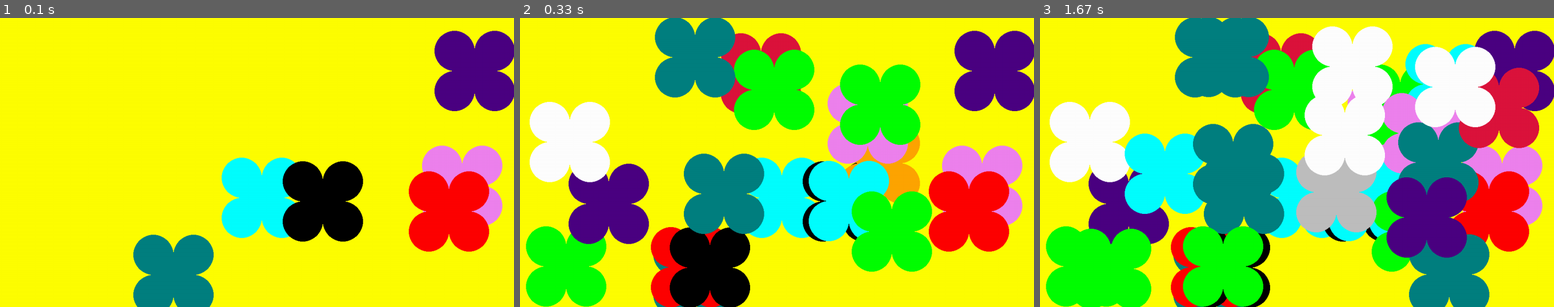
Above: before the commit, frames 1-3 (left to right).
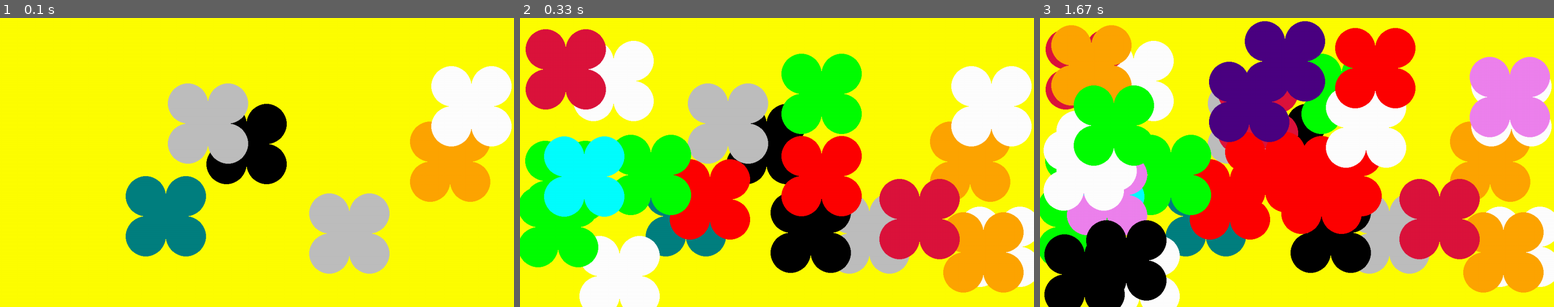
Above: after the commit, the same moments.

Repository: eigenomarksamy/creative_coding
Game: pygame game, started from cc_pygame/simple_flowers.py
Two runs of this game, one before a commit and one after it. Both use one fixed random seed, a clock stepped at 60 frames per second and the inputs below.
Inputs:
- Up to frame 1 (0.1 s): no input
- Up to frame 2 (0.33 s): no input
- Up to frame 3 (1.67 s): no input

The runs differ from the first frame. In frame 1, 32% of the frame differs, in the area x 24-100%, y 4-100%; in frame 2, 74%; in frame 3, 83%, in the area x 0-100%, y 0-100%.

Commit message:
add more randmoization options

Diff:
--- a/cc_pygame/simple_flowers.py
+++ b/cc_pygame/simple_flowers.py
@@ -4,11 +4,32 @@
 from typing import Tuple
 from shapes.pygame_circle import draw_circles, Circle
 
+def draw_non_simple_flower(screen: pygame.SurfaceType, circles: list[Circle],
+                           center_pos_w: int, center_pos_h: int,
+                           radius: int, color1: pygame.Color, color2: pygame.Color) -> None:
+    circles.append(Circle(screen, color2,
+                          pygame.Vector2(center_pos_w - radius,
+                                         center_pos_h - radius),
+                          radius, 5))
+    circles.append(Circle(screen, color2,
+                          pygame.Vector2(center_pos_w + radius,
+                                         center_pos_h + radius),
+                          radius, 5))
+    circles.append(Circle(screen, color2,
+                          pygame.Vector2(center_pos_w + radius,
+                                         center_pos_h - radius),
+                          radius, 5))
+    circles.append(Circle(screen, color2,
+                          pygame.Vector2(center_pos_w - radius,
+                                         center_pos_h + radius),
+                          radius, 5))
+    circles.append(Circle(screen, color1, pygame.Vector2(center_pos_w, center_pos_h),
+                          radius))
+    draw_circles(circles)
+
 def draw_simple_flower(screen: pygame.SurfaceType, circles: list[Circle],
                        center_pos_w: int, center_pos_h: int,
                        radius: int, color: pygame.Color) -> None:
-    circles.append(Circle(screen, color, pygame.Vector2(center_pos_w, center_pos_h),
-                          radius))
     circles.append(Circle(screen, color,
                           pygame.Vector2(center_pos_w - radius,
                                          center_pos_h - radius),
@@ -25,18 +46,50 @@
                           pygame.Vector2(center_pos_w - radius,
                                          center_pos_h + radius),
                           radius))
+    circles.append(Circle(screen, color,
+                          pygame.Vector2(center_pos_w, center_pos_h),
+                          radius))
     draw_circles(circles)
 
-def randomize(width_limits: tuple, height_limits: tuple,
-              colors: list[pygame.Color] = []) -> Tuple[int, int, pygame.Color]:
+def randomize_dimensions(width_limits: tuple,
+                         height_limits: tuple) -> Tuple[int, int]:
     random_width = random_height = 0
-    color = None
     if len(width_limits) == 2 and len(height_limits) == 2:
         random_width = random.randint(width_limits[0], width_limits[1])
         random_height = random.randint(height_limits[0], height_limits[1])
-    if len(colors) > 0:
-        color = colors[random.randint(0, len(colors) - 1)]
-    return random_width, random_height, color
+    return random_width, random_height
+
+def randomize_colors(colors: list[pygame.Color] = [],
+                     num: int = 1) -> list[pygame.Color]:
+    ret_colors = []
+    if len(colors) >= num:
+        for _ in range(num):
+            random_color = colors[random.randint(0, len(colors) - 1)]
+            # if random_color not in ret_colors:
+            ret_colors.append(random_color)
+    else:
+        for _ in range(num):
+            random_color = pygame.Color(random.randint(0, 255),
+                                        random.randint(0, 255),
+                                        random.randint(0, 255),
+                                        random.randint(0, 255))
+            # if random_color not in ret_colors:
+            ret_colors.append(random_color)
+    return ret_colors
+
+# def randomize2(dim_limits: dict, colors: dict)
+
+def randomize(width_limits: tuple, height_limits: tuple,
+              colors: list[pygame.Color] = []) -> Tuple[int, int, pygame.Color, pygame.Color]:
+    random_width = random_height = 0
+    color_1 = color_2 = None
+    if len(width_limits) == 2 and len(height_limits) == 2:
+        random_width = random.randint(width_limits[0], width_limits[1])
+        random_height = random.randint(height_limits[0], height_limits[1])
+    if len(colors) > 1:
+        color_1 = colors[random.randint(0, len(colors) - 1)]
+        color_2 = colors[random.randint(0, len(colors) - 1)]
+    return random_width, random_height, color_1, color_2
 
 def main() -> int:
     pygame.init()
@@ -60,11 +113,11 @@
         if iterations < max_iterations:
             width_tuple = (radius * 1.5, screen.get_width() - radius * 1.5)
             height_tuple = (radius * 1.5, screen.get_height() - radius * 1.5)
-            random_width, random_height, random_color = randomize(width_tuple,
+            random_width, random_height, random_color_leaves, random_color_center = randomize(width_tuple,
                                                                   height_tuple,
                                                                   colors)
             draw_simple_flower(screen, circles, random_width,
-                               random_height, radius, random_color)
+                               random_height, radius, random_color_center)
             iterations += 1
         pygame.display.flip()
         clock.tick(60)
